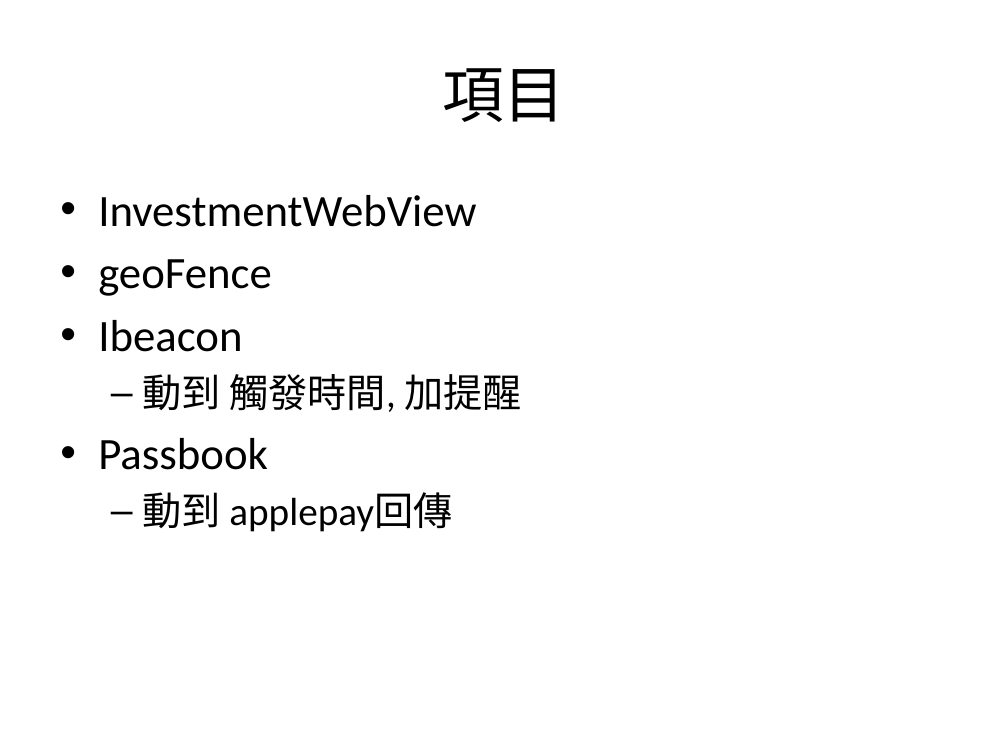
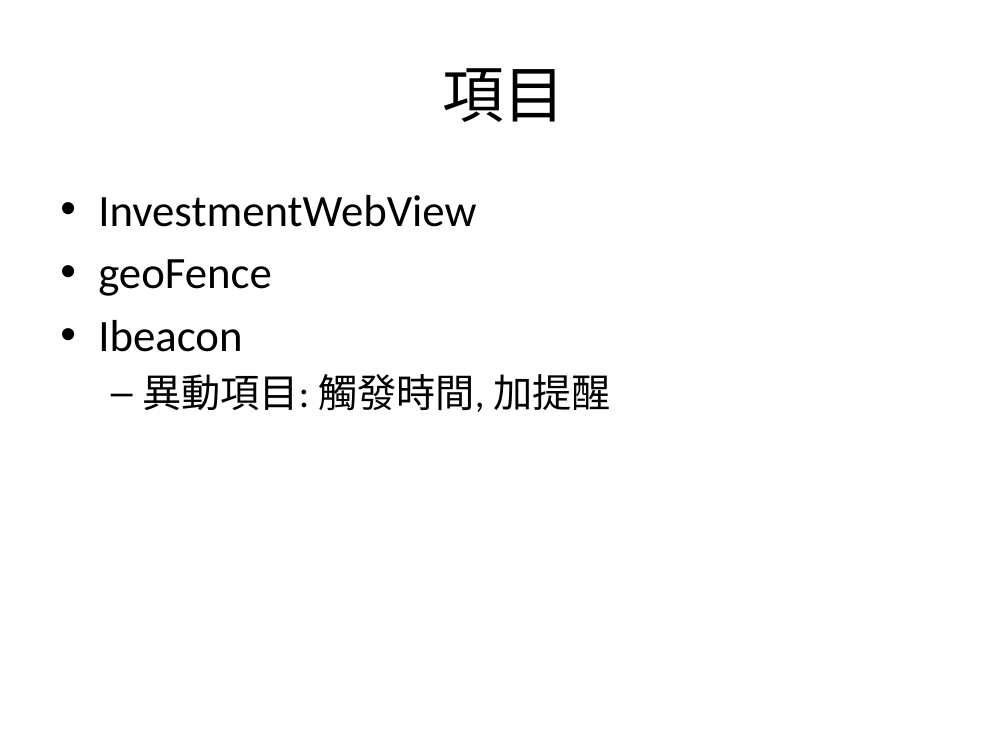
Before and after one commit to kodakjerec/myWebView, a slide deck: slide 2 of sequence/SCMobile負責項目.pptx. Drawn at 1008x756 pixels with LibreOffice and Linux fonts; fonts in the diff are those of the drawing. Boxes give left, top, right and bottom in pixels: in the first picture for what was removed or moved away, otherwise in the second. Text is boxed around its words. In the diff, an @@ line names an element or a change of style, - is before the commit and + after.

```diff
--- a/sequence/SCMobile負責項目.pptx
+++ b/sequence/SCMobile負責項目.pptx
@@ text at (x1=142, y1=374, x2=610, y2=412): text changed @@
-  – 動到 觸發時間, 加提醒
-• Passbook
-  – 動到 applepay回傳
+  – 異動項目: 觸發時間, 加提醒
```
Also in this commit, not shown: 4 other slides changed, 16 slides added, 1 slide removed, 11 other files.
